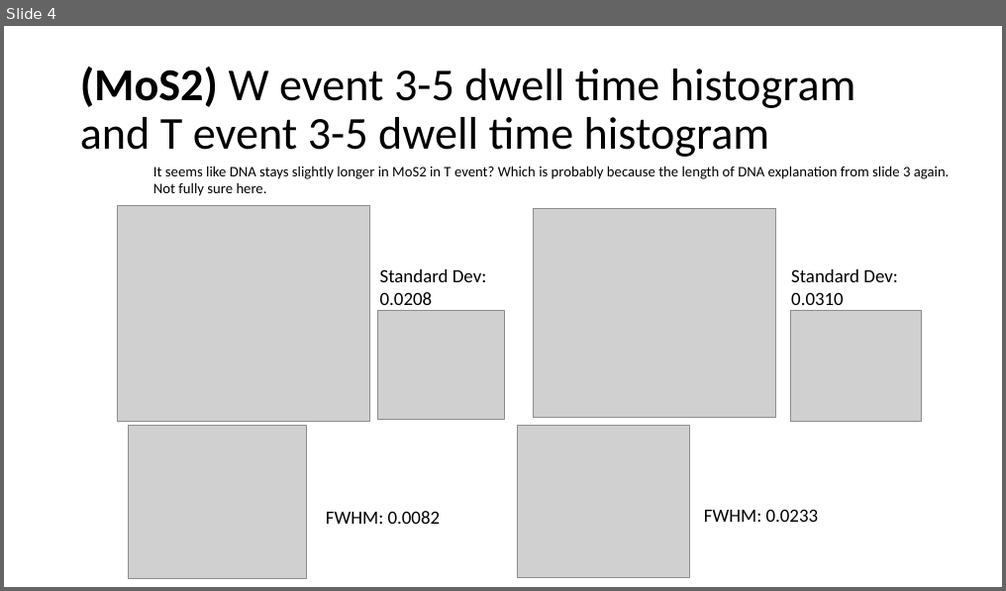
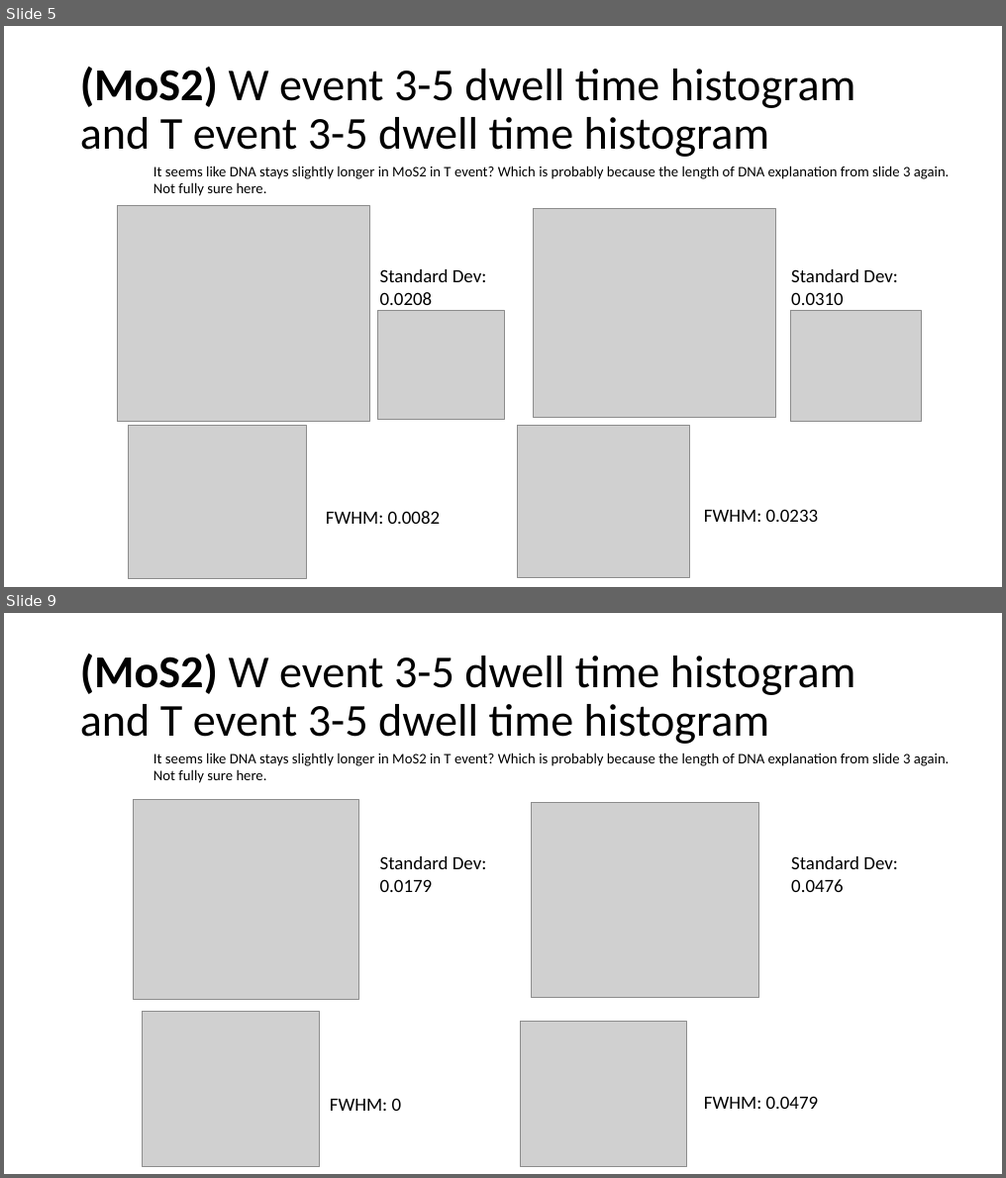
Before and after one commit to joshualchen/Clampfit, a slide deck: Chip U/Quick scatters and histograms of W and T 200mV.pptx. Shown one above the other, each under a label of ours: slide 4 before the commit, slides 5 and 9 after it; the slides between them are not shown. The pictures are 1006x591 and 1006x1178 pixels, drawn with LibreOffice and Linux fonts; fonts in the diff are those of the drawing; grey boxes stand for pictures. Boxes give left, top, right and bottom in pixels: in the first picture for what was removed or moved away, otherwise in the second. Text is boxed around its words. In the diff, an @@ line names an element or a change of style, - is before the commit and + after.

```diff
--- a/Chip U/Quick scatters and histograms of W and T 200mV.pptx
+++ b/Chip U/Quick scatters and histograms of W and T 200mV.pptx
@@ slide 9 added at <box>4,613,1002,1174</box>, background #FFFFFF @@
@@ title added at <box>80,654,856,744</box>, 44 pt, text #000000 @@
+(MoS2) W event 3-5 dwell time histogram and T event 3-5 dwell time histogram
@@ text added at <box>153,753,949,783</box>, 14 pt, text #000000 @@
+It seems like DNA stays slightly longer in MoS2 in T event? Which is probably because the length of DNA explanation from slide 3 again. Not fully sure here.
@@ picture added at <box>134,799,358,999</box> @@
@@ picture added at <box>531,803,758,998</box> @@
@@ text added at <box>380,857,486,892</box>, 18 pt, text #000000 @@
+Standard Dev: 0.0179
@@ text added at <box>791,857,897,892</box>, 18 pt, text #000000 @@
+Standard Dev: 0.0476
@@ picture added at <box>143,1012,320,1167</box> @@
@@ picture added at <box>521,1022,687,1167</box> @@
@@ text added at <box>330,1098,402,1111</box>, 18 pt, text #000000 @@
+FWHM: 0
@@ text added at <box>704,1096,819,1109</box>, 18 pt, text #000000 @@
+FWHM: 0.0479
@@ what was slide 4 is now slide 5 @@
```
Also in this commit, not shown: 1 slide changed, 3 other slides added, 6 other files.
